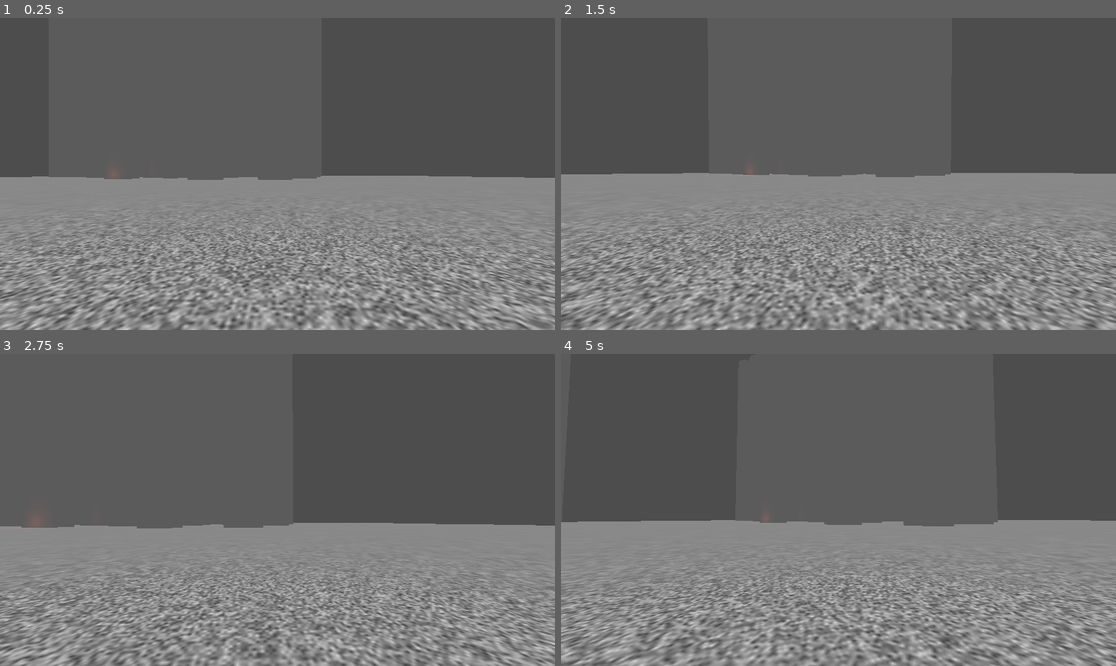
Above: before the commit, frames 1-4 (two rows, left to right).
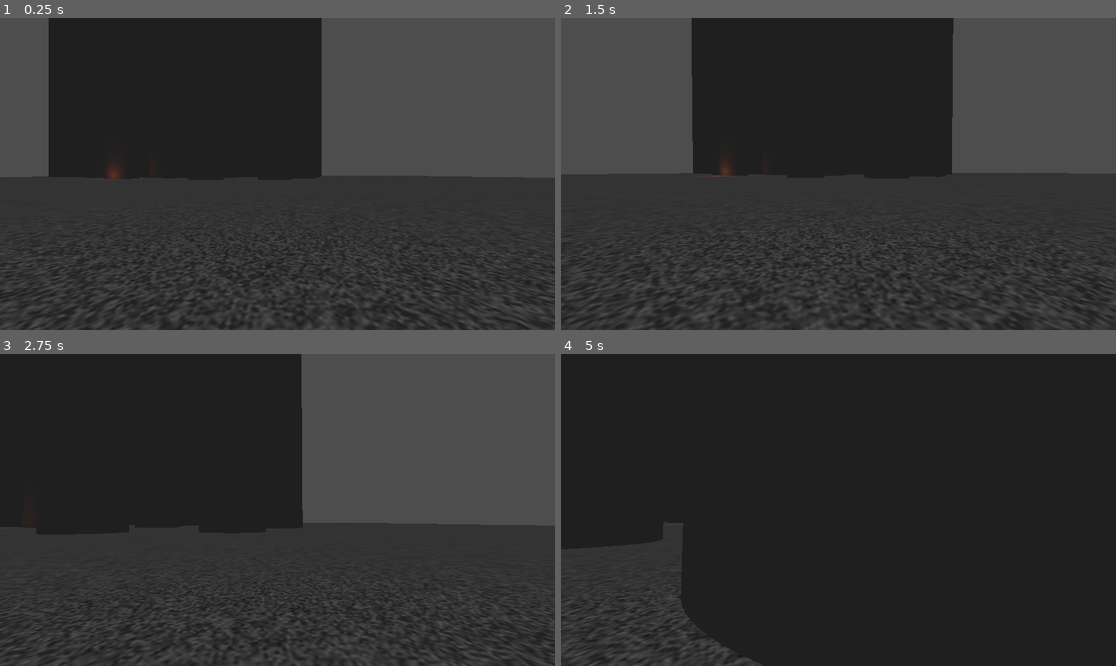
Above: after the commit, the same moments.

Repository: AzuSends/phoenix_horror
Game: Godot game, scene res://Project.tscn
The game is run twice, just before and just after one commit, with the same random seed, the same clock (stepped at 60 frames per second) and the same inputs.
Inputs (mouse positions are in pixels of both pictures, inside the frame that each line leads up to):
- Up to frame 1 (0.25 s): no input
- Up to frame 2 (1.5 s): tap Enter at 0.5 s; move the mouse to (866, 174) at 0.52 s; hold W (walk_forward) from 0.53 s (still down); move the mouse to (810, 174) at 1.27 s
- Up to frame 3 (2.75 s): keep holding W (walk_forward); move the mouse to (288, 503) at 2.02 s
- Up to frame 4 (5 s): keep holding W (walk_forward); move the mouse to (832, 516) at 2.77 s; move the mouse to (877, 513) at 3.52 s; move the mouse to (794, 506) at 4.27 s

The runs differ from the first frame. In frame 1, 74% of the frame differs, in the area x 0-100%, y 0-100%; in frame 2, 73%; in frame 3, 75%; in frame 4, 100%.

Commit message:
Updated Fire / Movement

Diff:
--- a/Fire/Fire.tscn
+++ b/Fire/Fire.tscn
@@ -17,6 +17,7 @@
 [node name="Fire" type="Node3D"]
 
 [node name="CPUParticles3D" type="CPUParticles3D" parent="."]
+transform = Transform3D(1, 0, 0, 0, 1, 0, 0, 0, 1, 0, 0.1, 0)
 material_override = SubResource("ShaderMaterial_2j45n")
 amount = 1
 lifetime = 4.0
--- a/Fire/basic_fire.tres
+++ b/Fire/basic_fire.tres
@@ -52,6 +52,7 @@
 output_port_for_preview = 0
 
 [sub_resource type="VisualShaderNodeBillboard" id="VisualShaderNodeBillboard_t8ig2"]
+billboard_type = 2
 keep_scale = true
 
 [resource]
@@ -67,8 +68,8 @@
 	mat4 n_out2p0;
 // GetBillboardMatrix:2
 	{
-		mat4 __mvm = VIEW_MATRIX * mat4(INV_VIEW_MATRIX[0], INV_VIEW_MATRIX[1], INV_VIEW_MATRIX[2], MODEL_MATRIX[3]);
-		__mvm = __mvm * mat4(vec4(length(MODEL_MATRIX[0].xyz), 0.0, 0.0, 0.0), vec4(0.0, length(MODEL_MATRIX[1].xyz), 0.0, 0.0), vec4(0.0, 0.0, length(MODEL_MATRIX[2].xyz), 0.0), vec4(0.0, 0.0, 0.0, 1.0));
+		mat4 __mvm = VIEW_MATRIX * mat4(INV_VIEW_MATRIX[0], MODEL_MATRIX[1], vec4(normalize(cross(INV_VIEW_MATRIX[0].xyz, MODEL_MATRIX[1].xyz)), 0.0), MODEL_MATRIX[3]);
+		__mvm = __mvm * mat4(vec4(length(MODEL_MATRIX[0].xyz), 0.0, 0.0, 0.0), vec4(0.0, 1.0, 0.0, 0.0), vec4(0.0, 0.0, length(MODEL_MATRIX[2].xyz), 0.0), vec4(0.0, 0.0, 0.0, 1.0));
 		n_out2p0 = __mvm;
 	}
 
@@ -153,23 +154,23 @@
 nodes/fragment/3/node = SubResource("VisualShaderNodeTexture_hm5ro")
 nodes/fragment/3/position = Vector2(1060, 660)
 nodes/fragment/6/node = SubResource("VisualShaderNodeColorConstant_ko11b")
-nodes/fragment/6/position = Vector2(-1000, -100)
+nodes/fragment/6/position = Vector2(300, -40)
 nodes/fragment/7/node = SubResource("VisualShaderNodeColorConstant_woaka")
-nodes/fragment/7/position = Vector2(-1000, 20)
+nodes/fragment/7/position = Vector2(300, 80)
 nodes/fragment/9/node = SubResource("VisualShaderNodeUVFunc_5bvgd")
-nodes/fragment/9/position = Vector2(-900, 680)
+nodes/fragment/9/position = Vector2(400, 740)
 nodes/fragment/10/node = SubResource("VisualShaderNodeVectorOp_t8ig2")
-nodes/fragment/10/position = Vector2(-1140, 640)
+nodes/fragment/10/position = Vector2(160, 700)
 nodes/fragment/11/node = SubResource("VisualShaderNodeInput_hm5ro")
-nodes/fragment/11/position = Vector2(-1480, 520)
+nodes/fragment/11/position = Vector2(-180, 580)
 nodes/fragment/12/node = SubResource("VisualShaderNodeVec2Parameter_pxhl2")
-nodes/fragment/12/position = Vector2(-1460, 780)
+nodes/fragment/12/position = Vector2(-160, 840)
 nodes/fragment/13/node = SubResource("VisualShaderNodeMix_t8ig2")
-nodes/fragment/13/position = Vector2(-600, -20)
+nodes/fragment/13/position = Vector2(700, 40)
 nodes/fragment/30/node = SubResource("VisualShaderNodeVectorOp_7lcoi")
 nodes/fragment/30/position = Vector2(1300, 160)
 nodes/fragment/31/node = SubResource("VisualShaderNodeUVFunc_t8ig2")
-nodes/fragment/31/position = Vector2(-940, 200)
+nodes/fragment/31/position = Vector2(360, 260)
 nodes/fragment/32/node = SubResource("VisualShaderNodeVectorDecompose_t8ig2")
 nodes/fragment/32/position = Vector2(1520, 320)
 nodes/fragment/33/node = SubResource("VisualShaderNodeFloatOp_ot3vm")
--- a/Fire/fireSpreader.gd
+++ b/Fire/fireSpreader.gd
@@ -94,7 +94,7 @@
 func _on_water():
 	var closestFire = findFireFromLocation(self.to_local(player.position))
 	if (closestFire != null):
-		fireGrid[closestFire]["flame"].reduceFlame()
+		fireGrid[closestFire]["flame"].setIntensity(0)
 		print(closestFire)
 
 #NOT YET IMPLIMENTED, CAN DO LATER
--- a/main.tscn
+++ b/main.tscn
@@ -41,8 +41,8 @@
 
 [sub_resource type="Environment" id="Environment_272bh"]
 background_mode = 2
-ambient_light_color = Color(0.7708395, 0.77083945, 0.77083945, 1)
-ambient_light_energy = 0.74
+ambient_light_color = Color(0.34407577, 0.34407574, 0.34407574, 1)
+ambient_light_energy = 0.57
 
 [node name="Main" type="Node"]
 
--- a/movement.gd
+++ b/movement.gd
@@ -1,5 +1,6 @@
 extends Node
 var movement;
+var SPEED = 5.0
 
 func _ready() -> void:
 	Input.mouse_mode = Input.MOUSE_MODE_CAPTURED
@@ -30,10 +31,10 @@
 
 func do_Move (delta: float) -> void:
 	if Input.is_action_pressed("walk_right"):
-		self.position += Vector3(cos(-self.rotation.y) * 1.0 * delta, 0.0,sin(-self.rotation.y) * 1.0 * delta)
+		self.position += Vector3(cos(-self.rotation.y) * SPEED * delta, 0.0,sin(-self.rotation.y) * SPEED * delta)
 	if Input.is_action_pressed("walk_left"):
-		self.position -= Vector3(cos(-self.rotation.y) * 1.0 * delta, 0.0,sin(-self.rotation.y) * 1.0 * delta)
+		self.position -= Vector3(cos(-self.rotation.y) * SPEED * delta, 0.0,sin(-self.rotation.y) * SPEED * delta)
 	if Input.is_action_pressed("walk_forward"):
-		self.position -= Vector3(sin(self.rotation.y) * 1.0 * delta, 0.0,cos(self.rotation.y) * 1.0 * delta)
+		self.position -= Vector3(sin(self.rotation.y) * SPEED * delta, 0.0,cos(self.rotation.y) * SPEED * delta)
 	if Input.is_action_pressed("walk_backward"):
-		self.position += Vector3(sin(self.rotation.y) * 1.0 * delta, 0.0,cos(self.rotation.y) * 1.0 * delta)
+		self.position += Vector3(sin(self.rotation.y) * SPEED * delta, 0.0,cos(self.rotation.y) * SPEED * delta)
--- a/player.gd
+++ b/player.gd
@@ -1,5 +1,6 @@
 extends Node
 var movement;
+var SPEED = 5.0;
 
 
 func _ready() -> void:
@@ -22,10 +23,10 @@
 
 func do_Move (delta: float) -> void:
 	if Input.is_action_pressed("walk_right"):
-		self.position += Vector3(cos(-self.rotation.y) * 1.0 * delta, 0.0,sin(-self.rotation.y) * 1.0 * delta)
+		self.position += Vector3(cos(-self.rotation.y) * SPEED * delta, 0.0,sin(-self.rotation.y) * SPEED * delta)
 	if Input.is_action_pressed("walk_left"):
-		self.position -= Vector3(cos(-self.rotation.y) * 1.0 * delta, 0.0,sin(-self.rotation.y) * 1.0 * delta)
+		self.position -= Vector3(cos(-self.rotation.y) * SPEED * delta, 0.0,sin(-self.rotation.y) * SPEED * delta)
 	if Input.is_action_pressed("walk_forward"):
-		self.position -= Vector3(sin(self.rotation.y) * 1.0 * delta, 0.0,cos(self.rotation.y) * 1.0 * delta)
+		self.position -= Vector3(sin(self.rotation.y) * SPEED * delta, 0.0,cos(self.rotation.y) * SPEED * delta)
 	if Input.is_action_pressed("walk_backward"):
-		self.position += Vector3(sin(self.rotation.y) * 1.0 * delta, 0.0,cos(self.rotation.y) * 1.0 * delta)
+		self.position += Vector3(sin(self.rotation.y) * SPEED * delta, 0.0,cos(self.rotation.y) * SPEED * delta)
